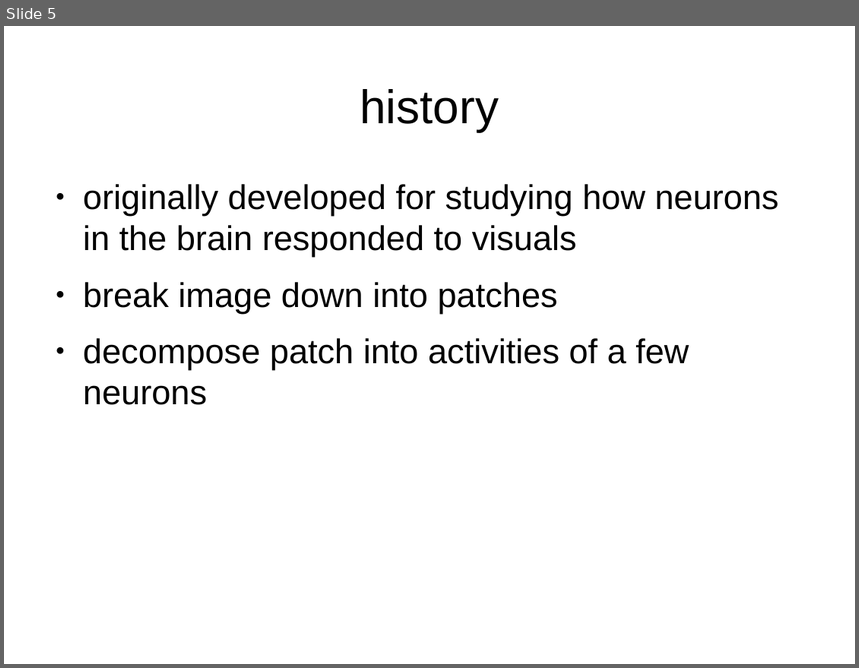
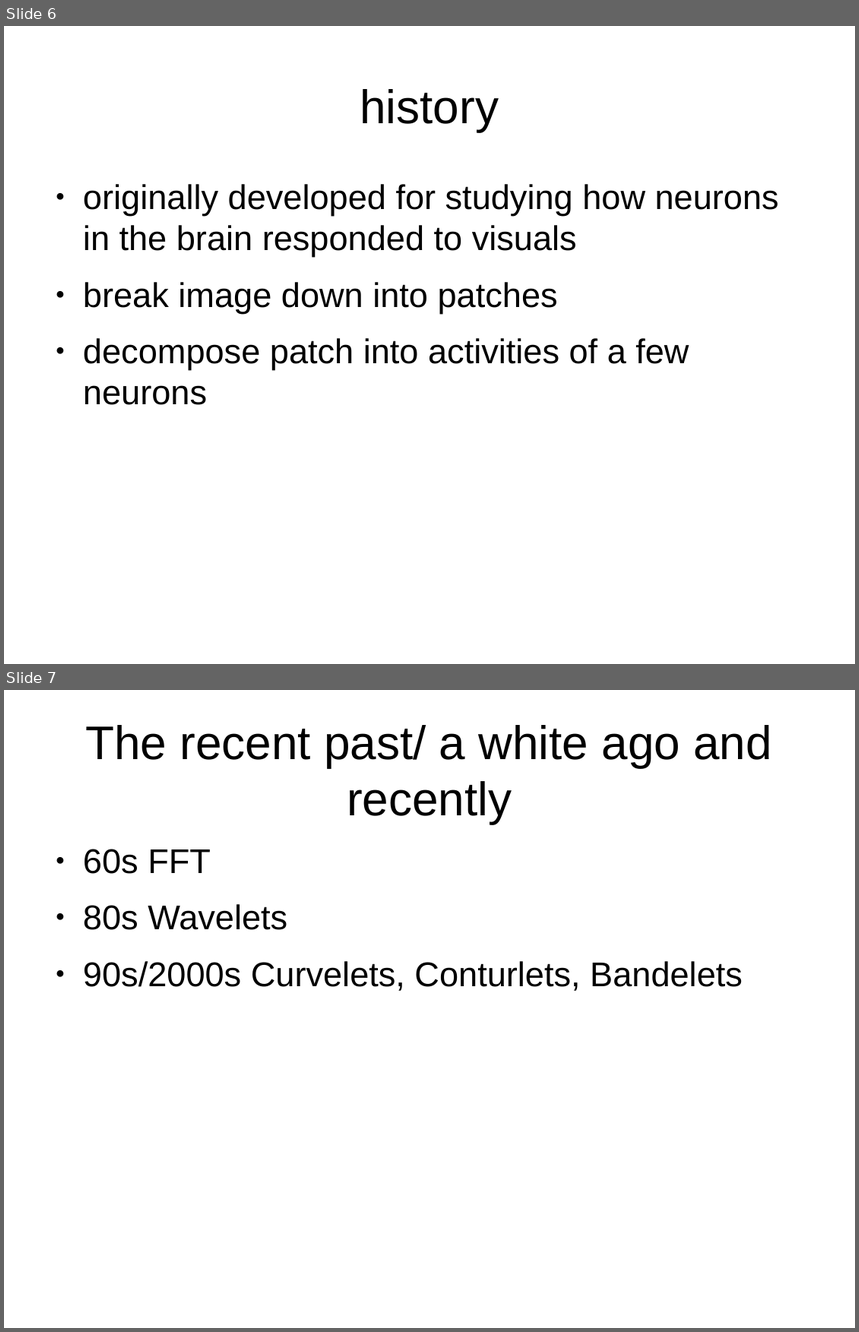
Before and after one commit to Sebu/sprs, a slide deck: progress_report/progress_report.odp. Shown one above the other, each under a label of ours: slide 5 before the commit, slides 6 and 7 after it. The pictures are 859x668 and 859x1332 pixels, drawn with LibreOffice and Linux fonts; fonts in the diff are those of the drawing. Boxes give left, top, right and bottom in pixels: in the first picture for what was removed or moved away, otherwise in the second. Text is boxed around its words. In the diff, an @@ line names an element or a change of style, - is before the commit and + after.

```diff
--- a/progress_report/progress_report.odp
+++ b/progress_report/progress_report.odp
@@ slide 7 added at [4,690,855,1328], background #FFFFFF @@
@@ title added at [85,725,772,825], 44 pt, text #000000 @@
+The recent past/ a white ago and recently
@@ text added at [83,849,743,991], 32 pt, text #000000 @@
+● 60s FFT
+● 80s Wavelets
+● 90s/2000s Curvelets, Conturlets, Bandelets
@@ what was slide 5 is now slide 6 @@
```
Also in this commit, not shown: 2 slides changed, 2 other slides added.
